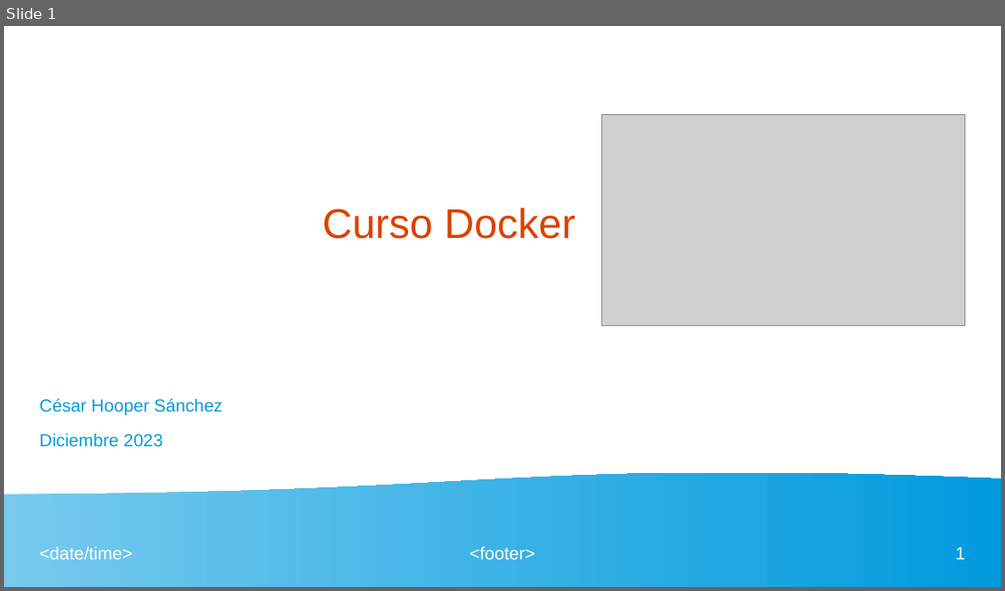
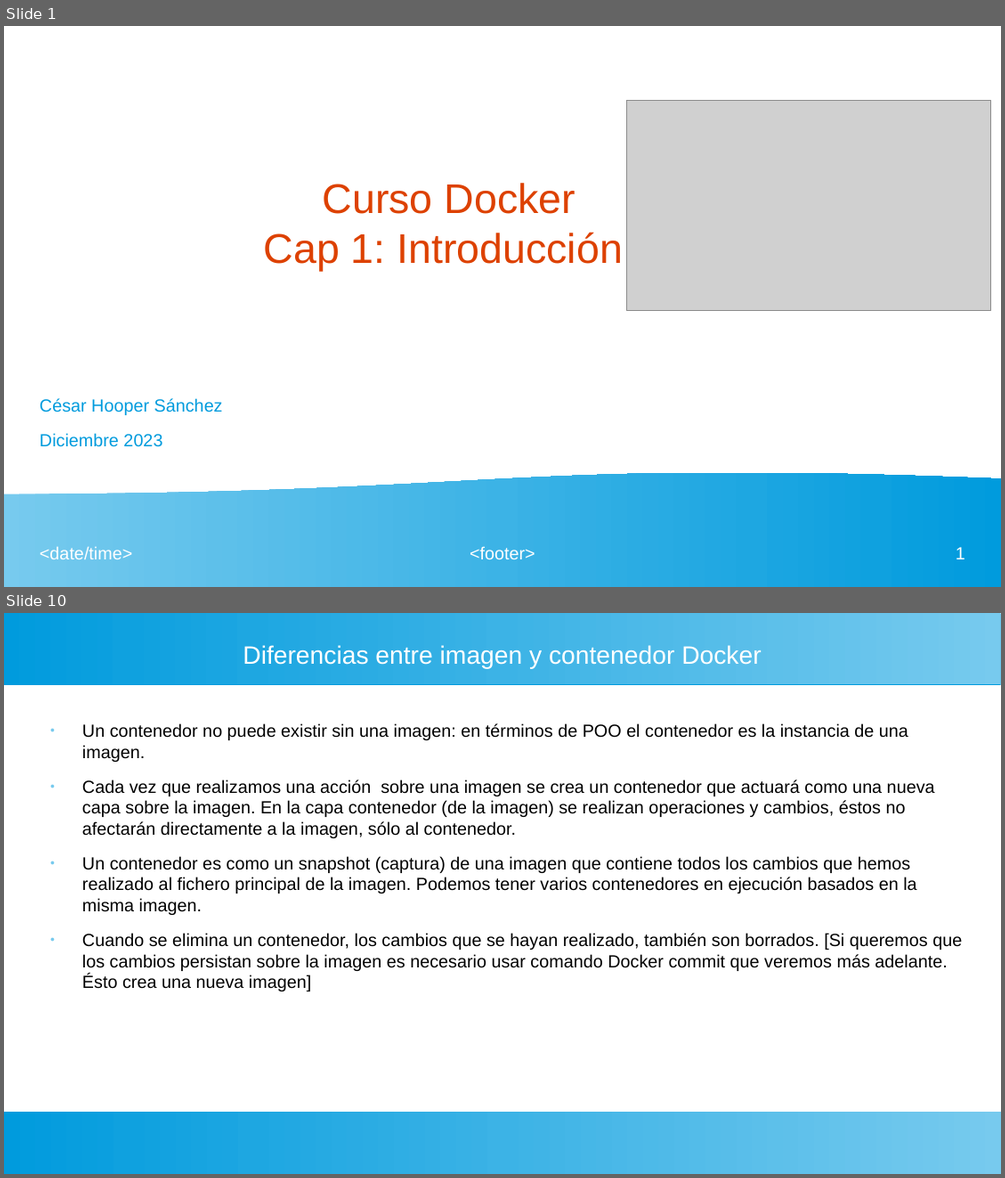
Before and after one commit to hoopercesar/Dockers, a slide deck: curso_docker/dockerPPT.odp. Shown one above the other, each under a label of ours: slide 1 before the commit, slides 1 and 10 after it; the slides between them are not shown. The pictures are 1005x591 and 1005x1178 pixels, drawn with LibreOffice and Linux fonts; fonts in the diff are those of the drawing; grey boxes stand for pictures. Boxes give left, top, right and bottom in pixels: in the first picture for what was removed or moved away, otherwise in the second. Text is boxed around its words. In the diff, an @@ line names an element or a change of style, - is before the commit and + after.

```diff
--- a/curso_docker/dockerPPT.odp
+++ b/curso_docker/dockerPPT.odp
@@ slide 10 added at box(4, 613, 1001, 1174), background #FFFFFF @@
@@ rectangle added at box(4, 613, 1001, 684), fill gradient #77CAEE to #75C9EE to #73C9ED to #71C8ED to #6FC7ED to #6EC6ED @@
@@ title added at box(243, 645, 760, 669), 20 pt, text #FFFFFF @@
+Diferencias entre imagen y contenedor Docker
@@ text added at box(82, 723, 962, 991), 14 pt, text #000000 @@
+● Un contenedor no puede existir sin una imagen: en términos de POO el contenedor es la instancia de una imagen.
+● Cada vez que realizamos una acción sobre una imagen se crea un contenedor que actuará como una nueva capa sobre la imagen. En la capa contenedor (de la imagen) se realizan operaciones y cambios, éstos no afectarán directamente a la imagen, sólo al contenedor.
+● Un contenedor es como un snapshot (captura) de una imagen que contiene todos los cambios que hemos realizado al fichero principal de la imagen. Podemos tener varios contenedores en ejecución basados en la misma imagen.
+● Cuando se elimina un contenedor, los cambios que se hayan realizado, también son borrados. [Si queremos que los cambios persistan sobre la imagen es necesario usar comando Docker commit que veremos más adelante. Ésto crea una nueva imagen]
@@ rectangle added at box(4, 1111, 1001, 1174), fill gradient #77CAEE to #75C9EE to #73C9ED to #71C8ED to #6FC7ED to #6EC6ED @@
@@ slide 1 changed as well @@
@@ picture: place and size @@
-picture at box(602, 115, 965, 325)
+picture at box(627, 100, 991, 311)
@@ title at box(264, 183, 623, 271): text changed @@
-Curso Docker
+Curso Docker
+Cap 1: Introducción
```
Also in this commit, not shown: 1 other slide changed, 8 other slides added.
